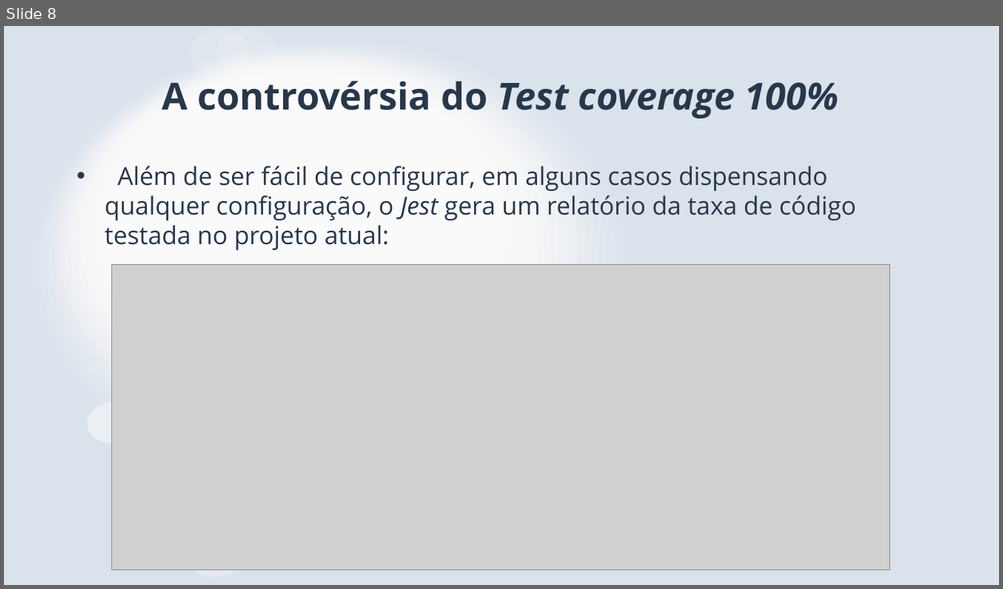
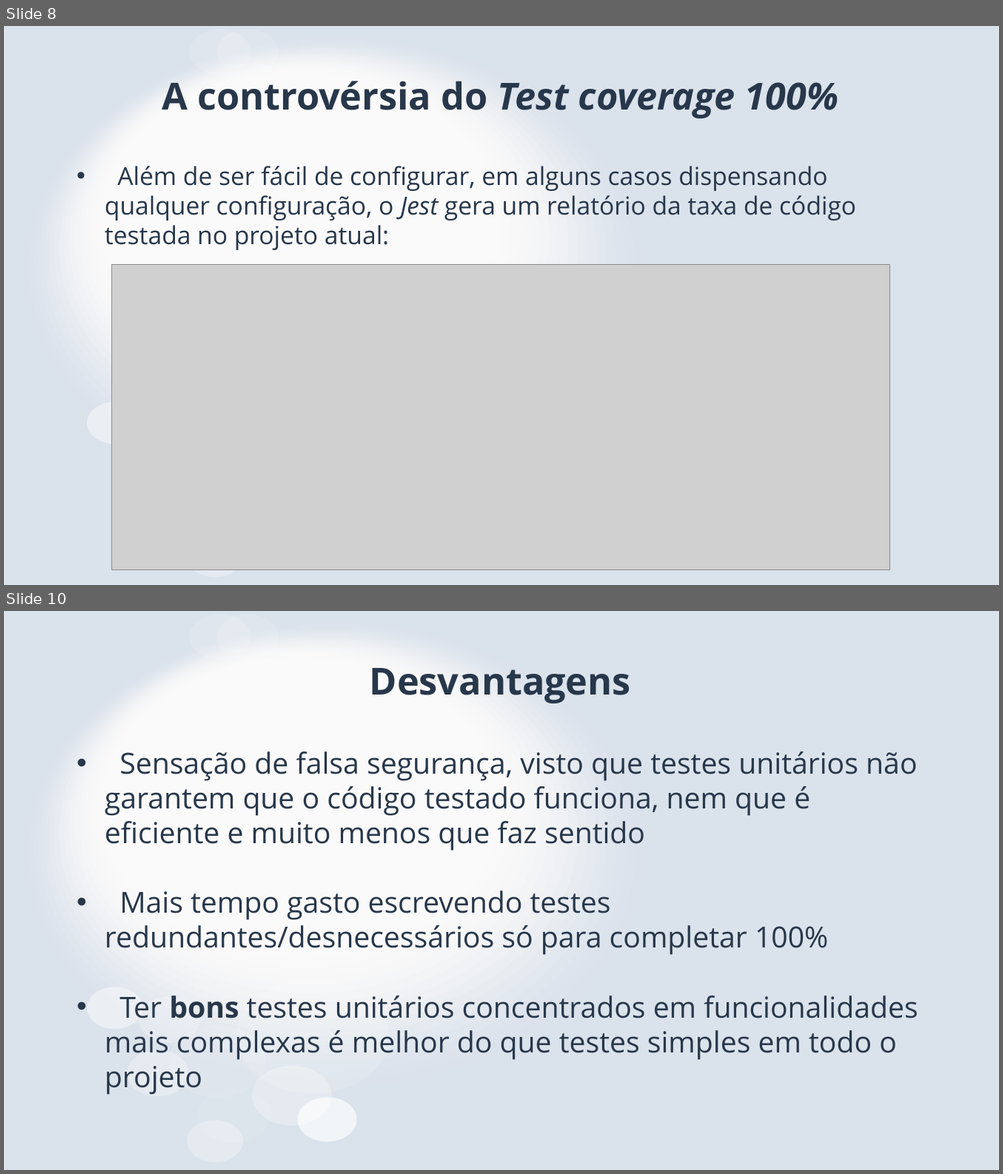
Before and after one commit to mateusmdr/jest-presentation, a slide deck: doc/presentation.pptx. Shown one above the other, each under a label of ours: slide 8 before the commit, slides 8 and 10 after it; the slides between them are not shown. The pictures are 1003x589 and 1003x1174 pixels, drawn with LibreOffice and Linux fonts; fonts in the diff are those of the drawing; grey boxes stand for pictures. Boxes give left, top, right and bottom in pixels: in the first picture for what was removed or moved away, otherwise in the second. Text is boxed around its words. In the diff, an @@ line names an element or a change of style, - is before the commit and + after.

```diff
--- a/doc/presentation.pptx
+++ b/doc/presentation.pptx
@@ slide 10 added at (4, 611, 999, 1170), background #FFFFFF; not listed: 22 template elements that a slide beside it also shows @@
@@ title added at (370, 668, 631, 703), 36 pt, text #28374A, bold @@
+Desvantagens
@@ text added at (105, 752, 917, 1095), 28 pt, text #28374A @@
+• Sensação de falsa segurança, visto que testes unitários não garantem que o código testado funciona, nem que é eficiente e muito menos que faz sentido
+• Mais tempo gasto escrevendo testes redundantes/desnecessários só para completar 100%
+• Ter bons testes unitários concentrados em funcionalidades mais complexas é melhor do que testes simples em todo o projeto
@@ freeform shape added at (193, 968, 258, 1016), fill #FFFFFF at 8% opacity, outline #000000 0.75 pt @@
@@ freeform shape added at (237, 980, 389, 1094), fill #FFFFFF at 15% opacity, outline #000000 0.75 pt @@
@@ freeform shape added at (252, 975, 319, 1027), outline #000000 0.75 pt @@
@@ freeform shape added at (138, 997, 200, 1043), fill #FFFFFF at 25% opacity, outline #000000 0.75 pt @@
@@ freeform shape added at (169, 1026, 265, 1098), fill #FFFFFF at 12% opacity, outline #000000 0.75 pt @@
@@ freeform shape added at (127, 1051, 188, 1096), fill #FFFFFF at 33% opacity, outline #000000 0.75 pt @@
@@ freeform shape added at (252, 1066, 332, 1126), fill #FFFFFF at 31% opacity, outline #000000 0.75 pt @@
@@ freeform shape added at (197, 1088, 270, 1143), fill #FFFFFF at 7% opacity, outline #000000 0.75 pt @@
@@ freeform shape added at (297, 1097, 356, 1142), fill #FFFFFF at 67% opacity, outline #000000 0.75 pt @@
```
Also in this commit, not shown: 3 slides changed, 6 other slides added, 1 slide removed, 4 other files.
